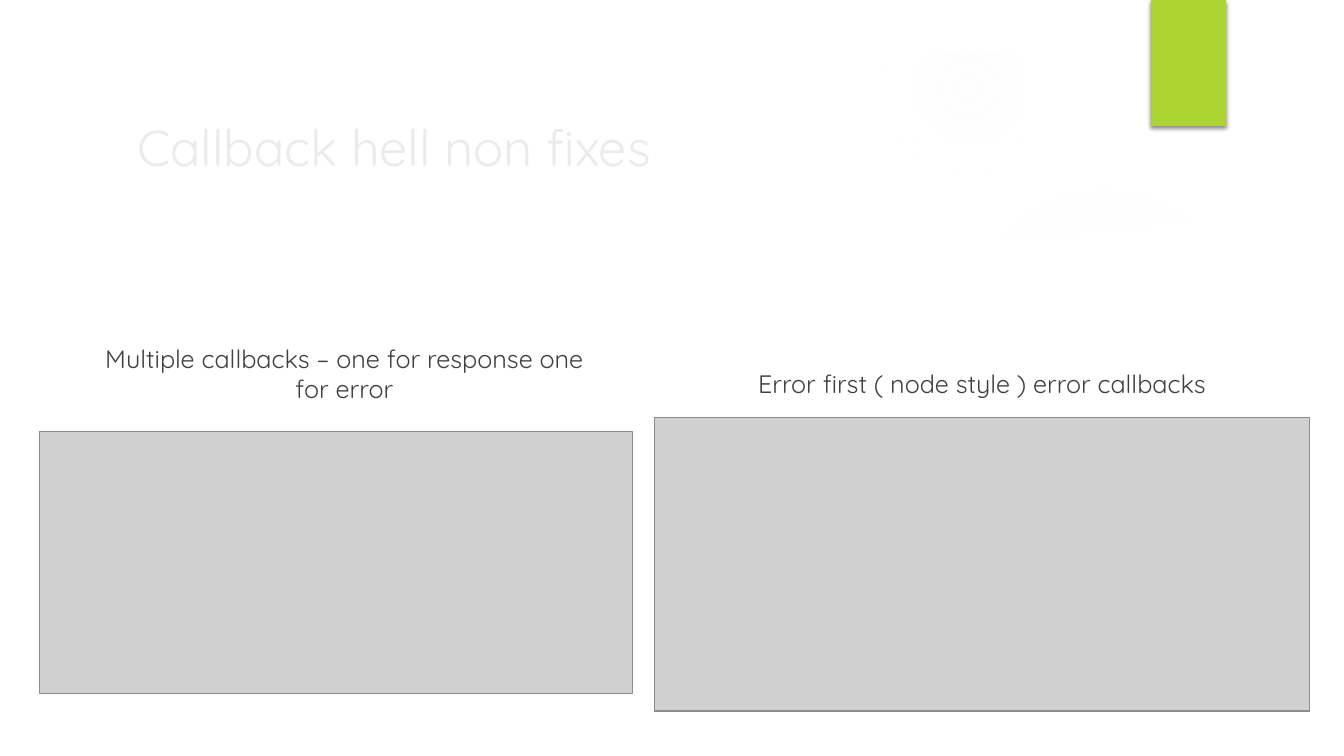
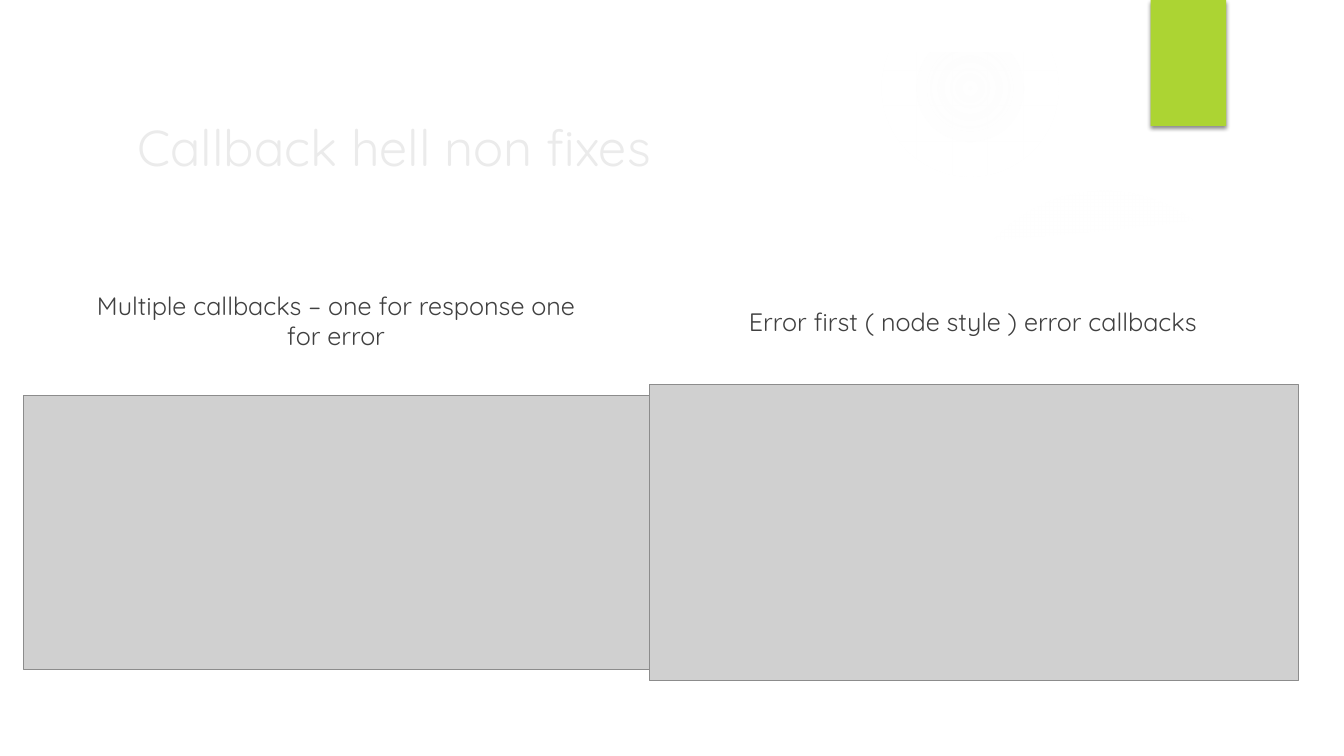
Before and after one commit to muxahuk/asyncJs, a slide deck: slide 9 of Asynchronous JavaScript.pptx (slide 8 before the commit). Drawn at 1344x756 pixels with LibreOffice and Linux fonts; fonts in the diff are those of the drawing; grey boxes stand for pictures; background and template pictures are left out. Boxes give left, top, right and bottom in pixels: in the first picture for what was removed or moved away, otherwise in the second. Text is boxed around its words. In the diff, an @@ line names an element or a change of style, - is before the commit and + after.

```diff
--- a/Asynchronous JavaScript.pptx
+++ b/Asynchronous JavaScript.pptx
@@ text "Multiple callbacks – one for ...": place and size @@
-text "Multiple callbacks – one for ..." at box(105, 349, 584, 399)
+text "Multiple callbacks – one for ..." at box(97, 296, 575, 346)
@@ text "Error first ( node style ...": place and size @@
-text "Error first ( node style ..." at box(758, 374, 1206, 398)
+text "Error first ( node style ..." at box(749, 312, 1196, 336)
@@ picture: place and size @@
-picture at box(654, 417, 1310, 712)
+picture at box(649, 384, 1299, 681)
@@ picture: place and size @@
-picture at box(39, 432, 633, 694)
+picture at box(24, 395, 650, 669)
```
Also in this commit, not shown: 13 other slides changed, 10 slides added, 5 slides removed.
